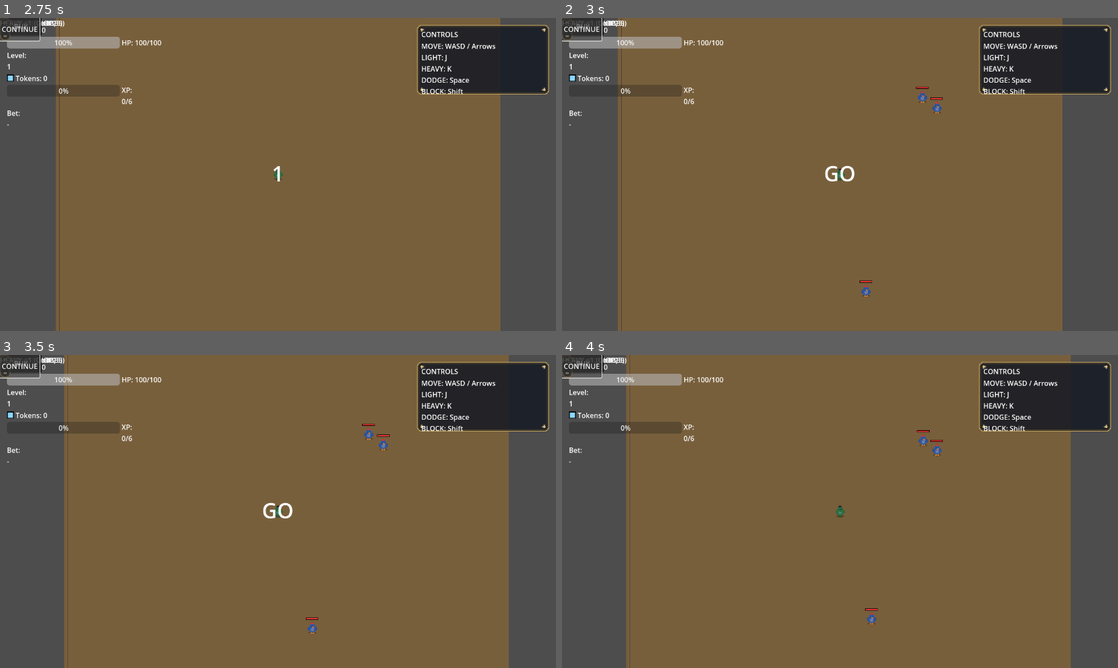
Above: before the commit, frames 1-4 (two rows, left to right).
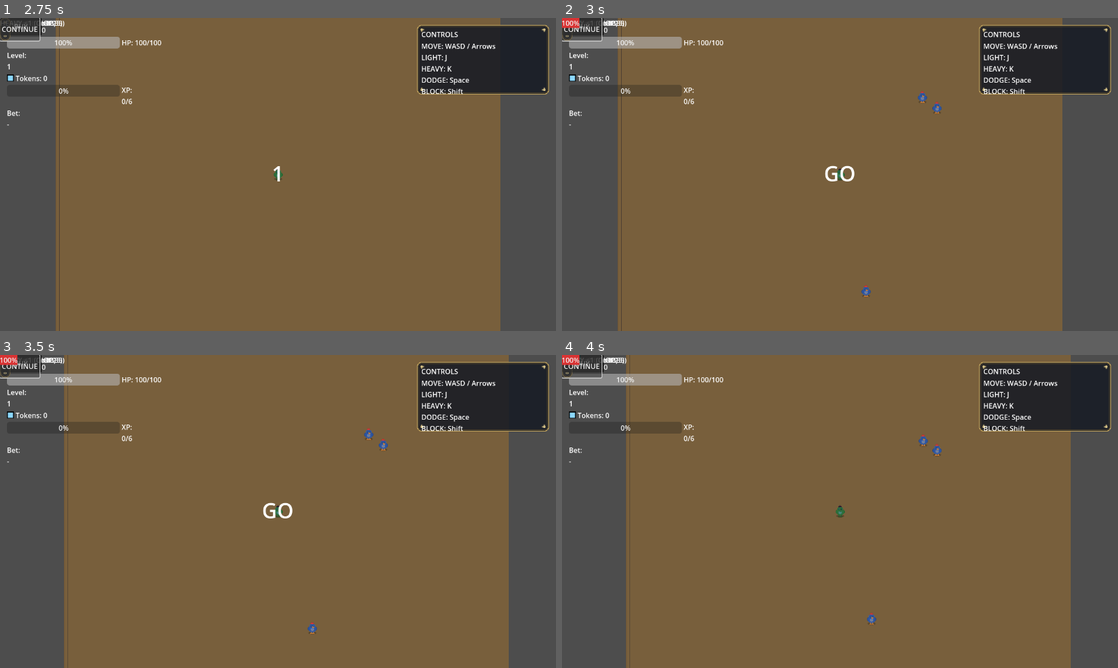
Above: after the commit, the same moments.

Repository: Faratas410/Gallicus-2.0
Game: Godot game, scene res://scenes/Main.tscn
The game is run twice, just before and just after one commit, with the same random seed, the same clock (stepped at 60 frames per second) and the same inputs.
Inputs:
- Up to frame 1 (2.75 s): click "CONTINUE" at 0.5 s; click "CONTINUE" at 1.25 s; click "BUY" at 2 s
- Up to frame 2 (3 s): click "BUY" at 2.75 s
- Up to frame 3 (3.5 s): no input
- Up to frame 4 (4 s): click "BUY" at 3.5 s

Frame 1 is identical in both runs. In frame 2, 0.2% of the frame differs, in the area x 0-69%, y 0-85%; in frame 3, 0.2%, in the area x 0-71%, y 0-85%; in frame 4, 0.2%.
Error after the commit: Invalid call. Nonexistent function 'unproject_position' in base 'Camera2D'. (res://scripts/ui/enemy_health_bar.gd:48)

Commit message:
Clamp enemy health bar positioning

Diff:
--- a/scenes/enemies/EnemyBasic.tscn
+++ b/scenes/enemies/EnemyBasic.tscn
@@ -2,7 +2,6 @@
 
 [ext_resource type="Script" path="res://scripts/entities/enemy_basic.gd" id="1"]
 [ext_resource type="Texture2D" path="res://assets/sprites/enemy_chick_blue_32.png" id="2"]
-[ext_resource type="Script" path="res://scripts/ui/enemy_health_bar.gd" id="3"]
 
 [sub_resource type="CapsuleShape2D" id="CapsuleShape2D_1"]
 radius = 9.0
@@ -18,9 +17,6 @@
 collision_layer = 2
 collision_mask = 1
 script = ExtResource("1")
-
-[node name="HealthBar" type="Node2D" parent="."]
-script = ExtResource("3")
 
 [node name="CollisionShape2D" type="CollisionShape2D" parent="."]
 shape = SubResource("CapsuleShape2D_1")
--- a/scripts/ui/enemy_health_bar.gd
+++ b/scripts/ui/enemy_health_bar.gd
@@ -1,28 +1,56 @@
-extends Node2D
+extends Control
 
-@export var y_offset: float = -24.0
-@export var bar_width: float = 28.0
-@export var bar_height: float = 4.0
-@export var background_color: Color = Color(0.1, 0.1, 0.1, 0.9)
-@export var fill_color: Color = Color(0.9, 0.2, 0.2, 0.95)
-@export var border_color: Color = Color(0.0, 0.0, 0.0, 1.0)
+@onready var bar: ProgressBar = $Bar
 
-var _current: int = 0
-var _max: int = 1
+var _target: Node2D = null
+var _anchor: Node2D = null
+
+func _ready() -> void:
+	top_level = true
+	z_index = 200
+
+func set_target(target: Node2D, anchor: Node2D) -> void:
+	_target = target
+	_anchor = anchor
 
 func set_health(current: int, maxh: int) -> void:
 	var safe_max: int = maxi(maxh, 1)
-	var safe_current: int = mini(maxi(current, 0), safe_max)
-	_current = safe_current
-	_max = safe_max
-	queue_redraw()
+	var safe_current: int = clampi(current, 0, safe_max)
+	if bar == null:
+		return
+	bar.max_value = float(safe_max)
+	bar.value = float(safe_current)
 
-func _draw() -> void:
-	var top_left: Vector2 = Vector2(-bar_width * 0.5, y_offset)
-	var bg_rect: Rect2 = Rect2(top_left, Vector2(bar_width, bar_height))
-	draw_rect(bg_rect, background_color)
-	var fill_ratio: float = float(_current) / float(_max)
-	var fill_width: float = bar_width * fill_ratio
-	var fill_rect: Rect2 = Rect2(top_left, Vector2(fill_width, bar_height))
-	draw_rect(fill_rect, fill_color)
-	draw_rect(bg_rect, border_color, false, 1.0)
+func _process(_delta: float) -> void:
+	if _target == null or not is_instance_valid(_target):
+		queue_free()
+		return
+
+	var anchor: Node2D = _target
+	if _anchor != null and is_instance_valid(_anchor):
+		anchor = _anchor
+
+	var cam: Camera2D = get_viewport().get_camera_2d() as Camera2D
+	if cam == null:
+		var cams: Array = get_tree().get_nodes_in_group("cameras")
+		for c: Node in cams:
+			if c is Camera2D and (c as Camera2D).is_current():
+				cam = c as Camera2D
+				break
+	if cam == null:
+		var any_cam: Node = get_tree().get_first_node_in_group("camera_2d")
+		if any_cam is Camera2D:
+			cam = any_cam as Camera2D
+	if cam == null:
+		return
+
+	var world_pos: Vector2 = anchor.global_position
+	var screen_pos: Vector2 = cam.unproject_position(world_pos)
+	var half: Vector2 = size * 0.5
+	var pos: Vector2 = screen_pos - half
+	var viewport_rect: Rect2 = get_viewport().get_visible_rect()
+	var vp_size: Vector2 = viewport_rect.size
+	var pad: float = 2.0
+	pos.x = clampf(pos.x, viewport_rect.position.x + pad, viewport_rect.position.x + vp_size.x - size.x - pad)
+	pos.y = clampf(pos.y, viewport_rect.position.y + pad, viewport_rect.position.y + vp_size.y - size.y - pad)
+	position = pos
